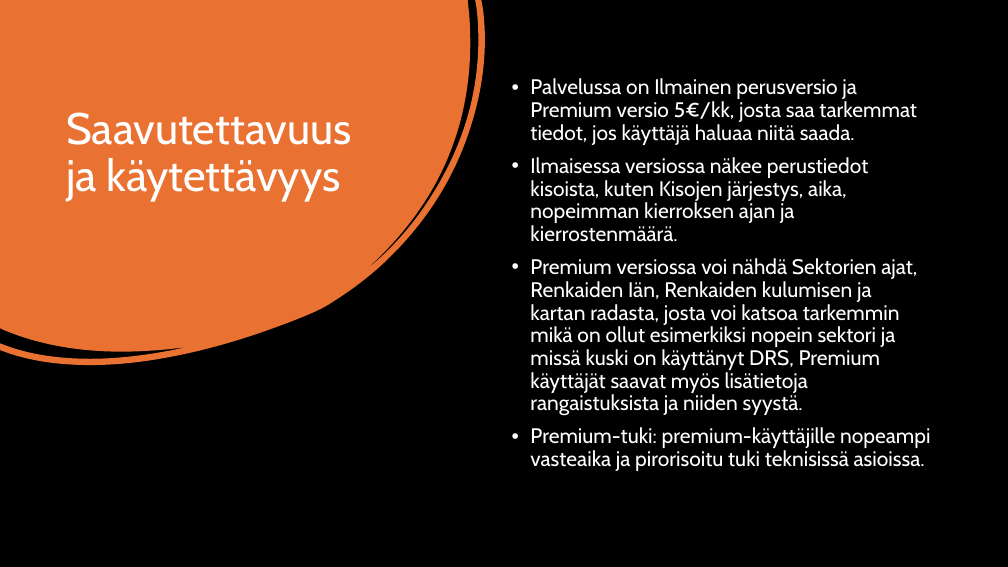
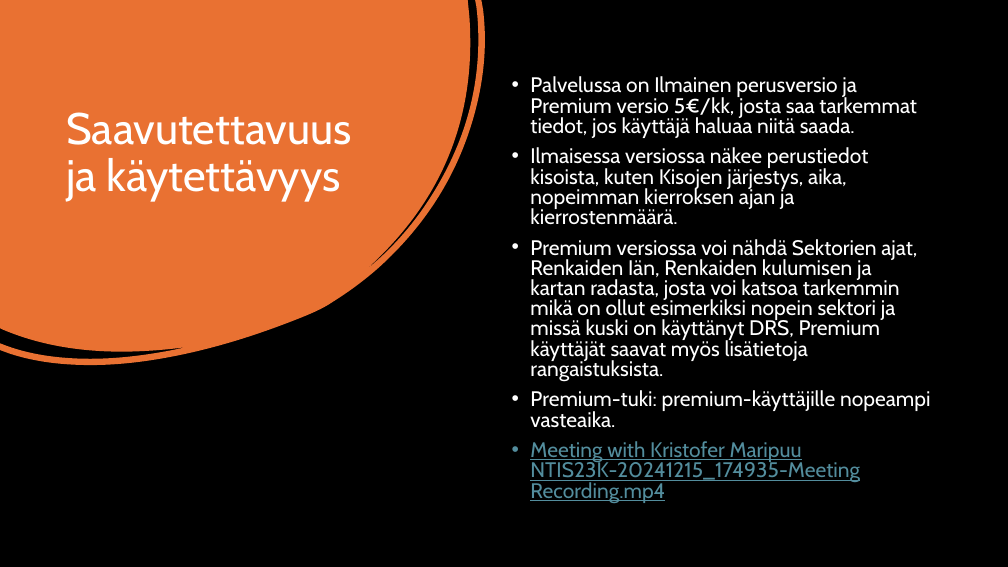
Before and after one commit to AaPee04/Ohjelmistotuotanto-F1projekti, a slide deck: slide 10 of Formula 1 tilasto palvelu.pptx. Drawn at 1008x567 pixels with LibreOffice and Linux fonts; fonts in the diff are those of the drawing. Boxes give left, top, right and bottom in pixels: in the first picture for what was removed or moved away, otherwise in the second. Text is boxed around its words. In the diff, an @@ line names an element or a change of style, - is before the commit and + after.

```diff
--- a/Formula 1 tilasto palvelu.pptx
+++ b/Formula 1 tilasto palvelu.pptx
@@ text at (530, 76, 917, 225): line spacing 0.9 to 0.8 @@
@@ text at (530, 239, 930, 503): text changed @@
-• Premium versiossa voi nähdä Sektorien ajat, Renkaiden Iän, Renkaiden kulumisen ja kartan radasta, josta voi katsoa tarkemmin mikä on ollut esimerkiksi nopein sektori ja missä kuski on käyttänyt DRS, Premium käyttäjät saavat myös lisätietoja rangaistuksista ja niiden syystä.
-• Premium-tuki: premium-käyttäjille nopeampi vasteaika ja pirorisoitu tuki teknisissä asioissa.
+• Premium versiossa voi nähdä Sektorien ajat, Renkaiden Iän, Renkaiden kulumisen ja kartan radasta, josta voi katsoa tarkemmin mikä on ollut esimerkiksi nopein sektori ja missä kuski on käyttänyt DRS, Premium käyttäjät saavat myös lisätietoja rangaistuksista.
+• Premium-tuki: premium-käyttäjille nopeampi vasteaika.
+• Meeting with Kristofer Maripuu NTIS23K-20241215_174935-Meeting Recording.mp4
```
Also in this commit, not shown: 1 other slide changed.
